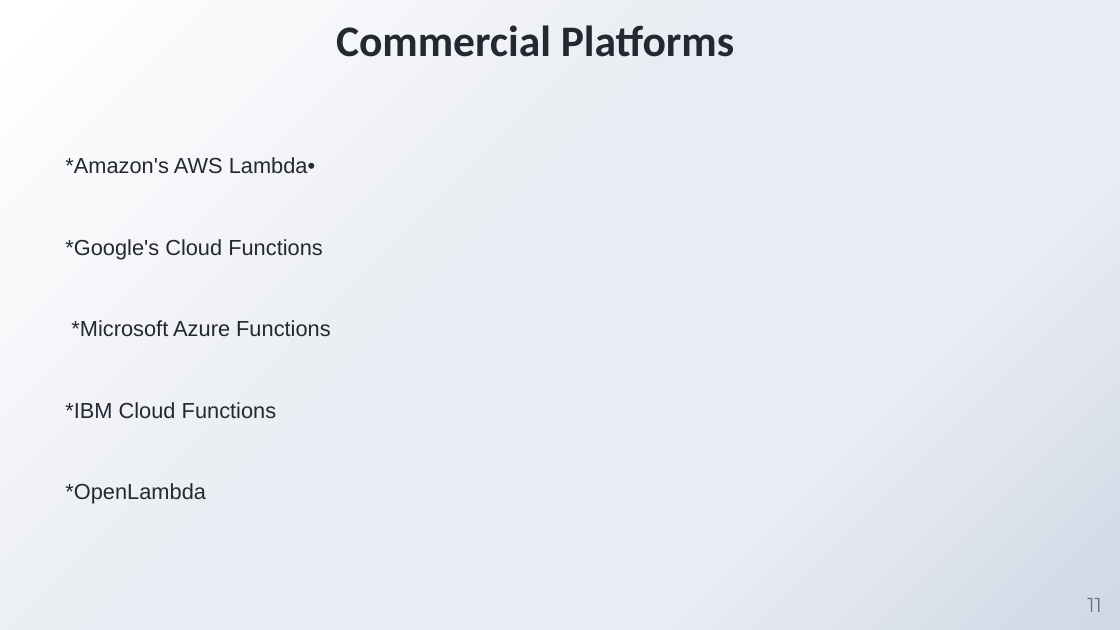
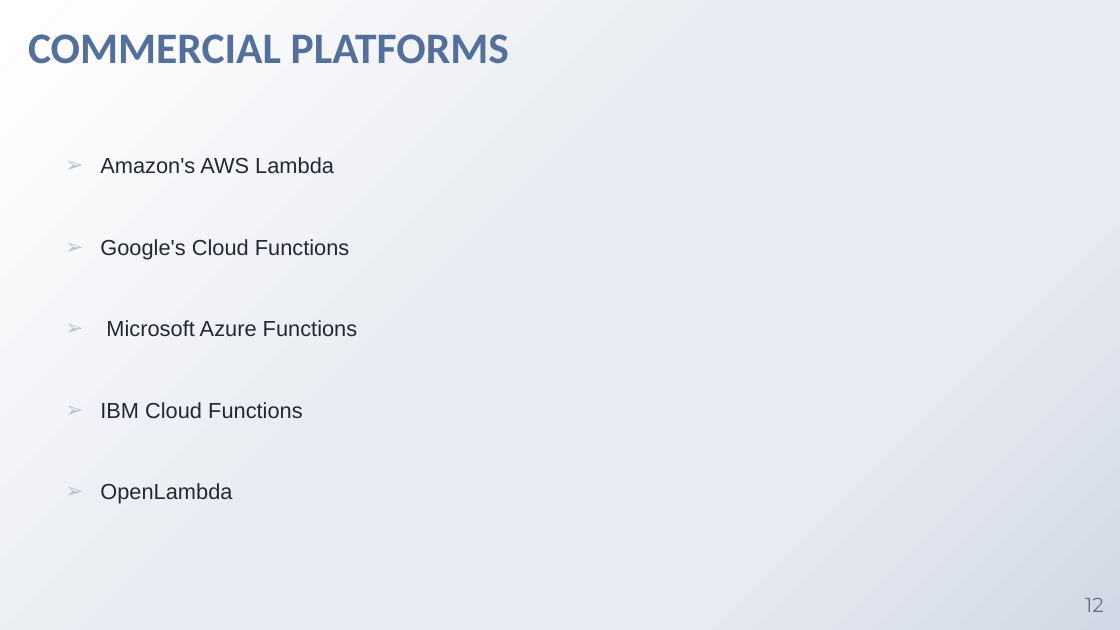
Before and after one commit to chintanBhimani07/unknown, a slide deck: slide 12 of Reports/Seminar-ppt.pptx (slide 11 before the commit). Drawn at 1120x630 pixels with LibreOffice and Linux fonts; fonts in the diff are those of the drawing; background and template pictures are left out. Boxes give left, top, right and bottom in pixels: in the first picture for what was removed or moved away, otherwise in the second. Text is boxed around its words. In the diff, an @@ line names an element or a change of style, - is before the commit and + after.

```diff
--- a/Reports/Seminar-ppt.pptx
+++ b/Reports/Seminar-ppt.pptx
@@ title at [28, 34, 509, 64]: text changed; text colour #252831 to #54709A @@
-Commercial Platforms
+COMMERCIAL PLATFORMS
@@ text at [100, 157, 358, 504]: text changed @@
-*Amazon's AWS Lambda•
-*Google's Cloud Functions
-*Microsoft Azure Functions
-*IBM Cloud Functions
-*OpenLambda
+➢ Amazon's AWS Lambda
+➢ Google's Cloud Functions
+➢ Microsoft Azure Functions
+➢ IBM Cloud Functions
+➢ OpenLambda
@@ page number at [1085, 598, 1104, 612]: text changed @@
-11
+12
```
Also in this commit, not shown: 17 other slides changed, 1 slide added, 31 other files.
